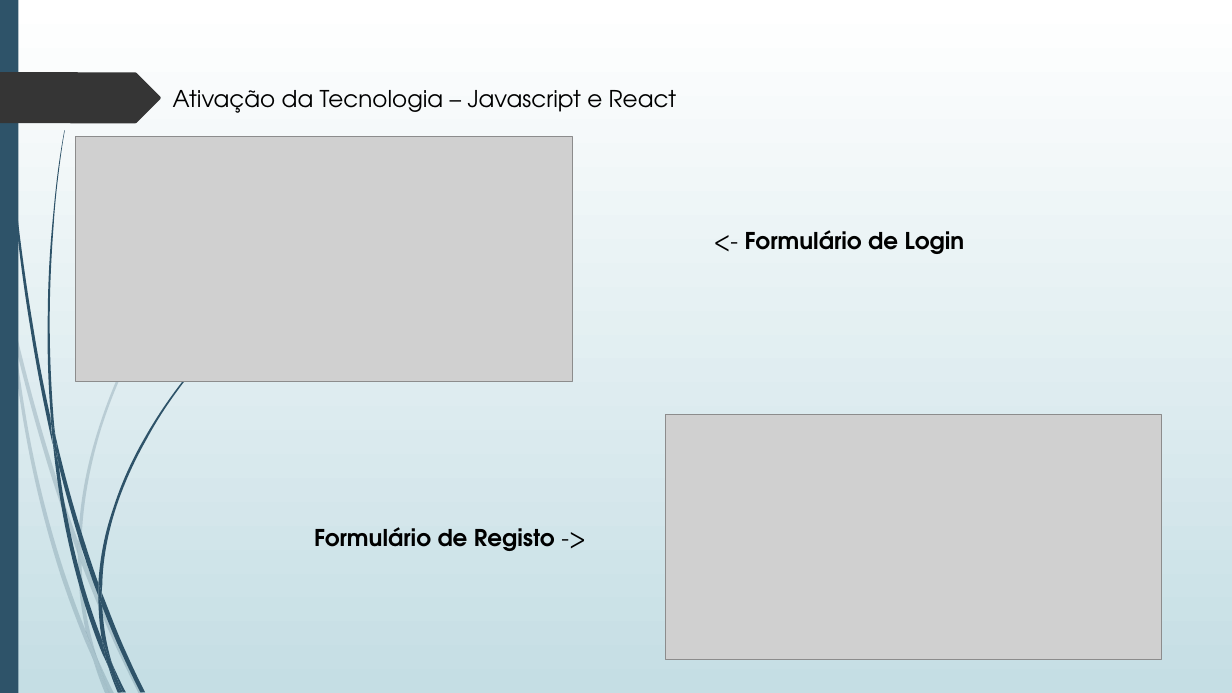
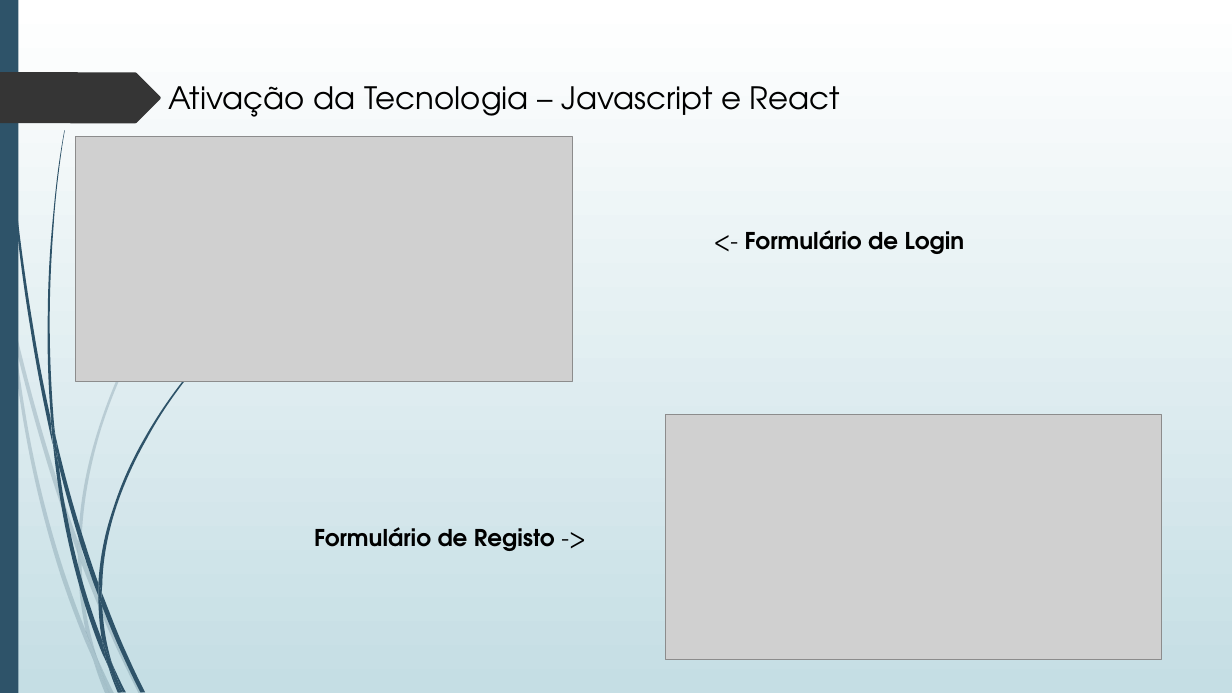
Before and after one commit to ProjetoLI4-TP1-G3-19-20/LI4, a slide deck: slide 6 of Apresentações/Apresentação1103.pptx. Drawn at 1232x693 pixels with LibreOffice and Linux fonts; fonts in the diff are those of the drawing; grey boxes stand for pictures. Boxes give left, top, right and bottom in pixels: in the first picture for what was removed or moved away, otherwise in the second. Text is boxed around its words. In the diff, an @@ line names an element or a change of style, - is before the commit and + after.

```diff
--- a/Apresentações/Apresentação1103.pptx
+++ b/Apresentações/Apresentação1103.pptx
@@ text "Ativação da Tecnologia – Javascript ..." at bbox=[168, 86, 840, 117]: size 18 to 24 pt @@
```
Also in this commit, not shown: 9 other slides changed, 1 other file.
